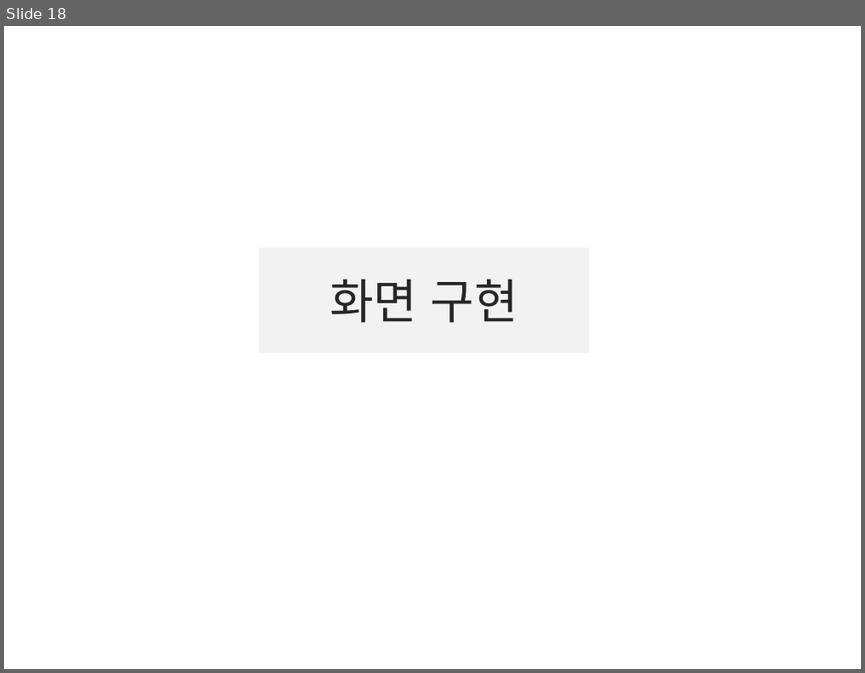
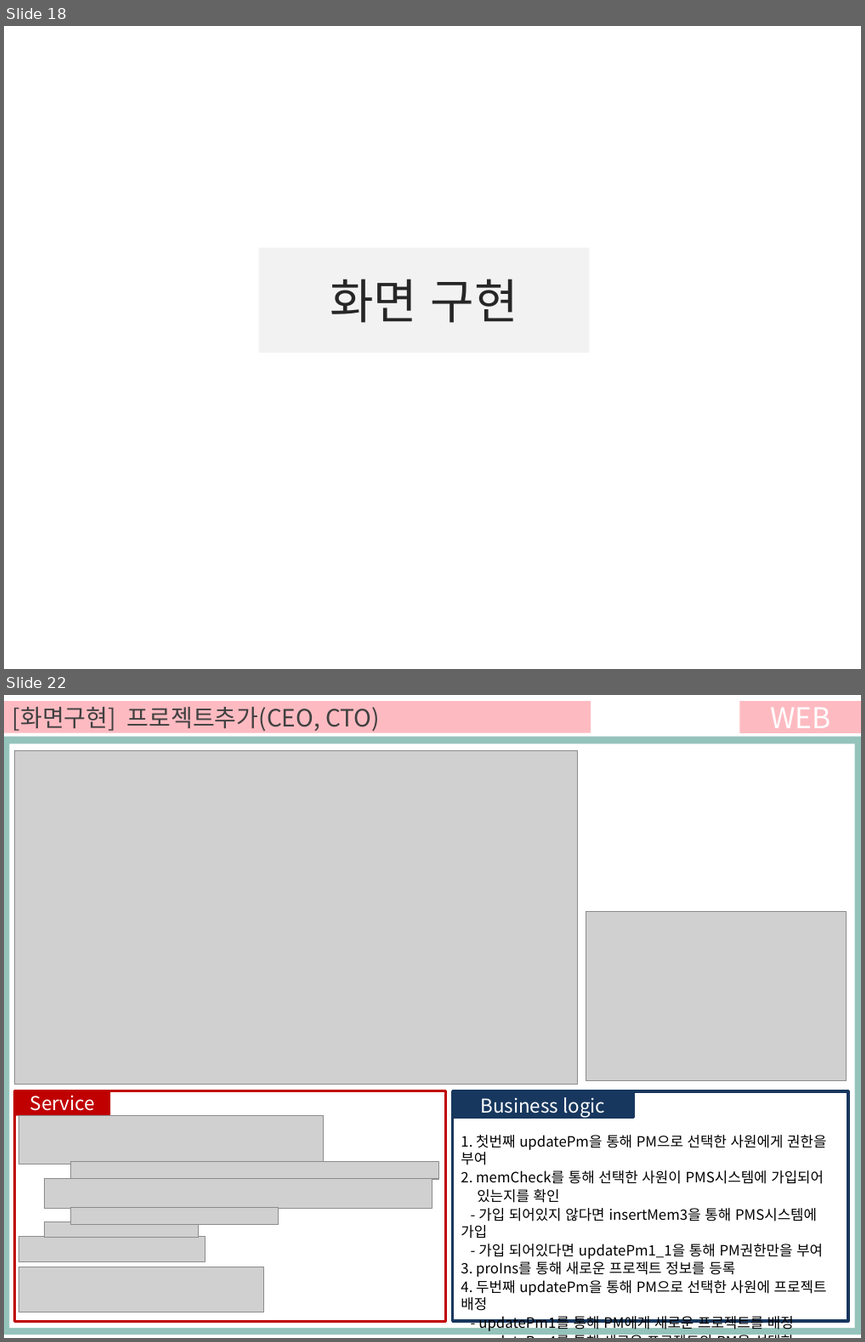
Before and after one commit to ezenteam03/project06, a slide deck: WebContent/jhk/0608 전현규.pptx. Shown one above the other, each under a label of ours: slide 18 before the commit, slides 18 and 22 after it; the slides between them are not shown. The pictures are 865x673 and 865x1342 pixels, drawn with LibreOffice and Linux fonts; fonts in the diff are those of the drawing; grey boxes stand for pictures. Boxes give left, top, right and bottom in pixels: in the first picture for what was removed or moved away, otherwise in the second. Text is boxed around its words. In the diff, an @@ line names an element or a change of style, - is before the commit and + after.

```diff
--- a/WebContent/jhk/0608 전현규.pptx
+++ b/WebContent/jhk/0608 전현규.pptx
@@ slide 22 added at [4,695,861,1338], background #FFFFFF @@
@@ rectangle added at [4,701,590,732], fill #FDBBC1, 20 pt, text #404040 @@
+[화면구현] 프로젝트추가(CEO, CTO)
@@ rectangle added at [740,701,861,732], fill #FDBBC1, 24 pt, text #FFFFFF @@
+WEB
@@ rectangle added at [4,736,861,1334], fill #94C3BB @@
@@ rectangle added at [9,743,854,1327], fill #FFFFFF @@
@@ picture added at [15,751,577,1084] @@
@@ picture added at [585,911,846,1080] @@
@@ rectangle added at [15,1091,446,1321], outline #C00000 2 pt @@
@@ rectangle added at [15,1091,111,1116], fill #C00000, 16 pt, text #FFFFFF @@
+Service
@@ rectangle added at [452,1091,848,1321], fill #FFFFFF, outline #17375E 2.25 pt, 12 pt, text #000000 @@
+1. 첫번째 updatePm을 통해 PM으로 선택한 사원에게 권한을 부여
+2. memCheck를 통해 선택한 사원이 PMS시스템에 가입되어
+있는지를 확인
+- 가입 되어있지 않다면 insertMem3을 통해 PMS시스템에 가입
+- 가입 되어있다면 updatePm1_1을 통해 PM권한만을 부여
+3. proIns를 통해 새로운 프로젝트 정보를 등록
+4. 두번째 updatePm을 통해 PM으로 선택한 사원에 프로젝트 배정
+- updatePm1를 통해 PM에게 새로운 프로젝트를 배정
+- updatePm4를 통해 새로운 프로젝트의 PM을 선택한 사원으로
+설정
@@ rectangle added at [452,1093,633,1117], fill #17375E, outline #17375E 2.25 pt, 16 pt, text #FFFFFF @@
+Business logic
@@ picture added at [18,1116,323,1163] @@
@@ picture added at [44,1179,432,1208] @@
@@ picture added at [71,1161,438,1179] @@
@@ picture added at [44,1222,199,1237] @@
@@ picture added at [71,1208,279,1224] @@
@@ picture added at [18,1236,205,1261] @@
@@ picture added at [18,1266,262,1311] @@
```
Also in this commit, not shown: 7 slides changed, 2 other slides added, 17 other files.
